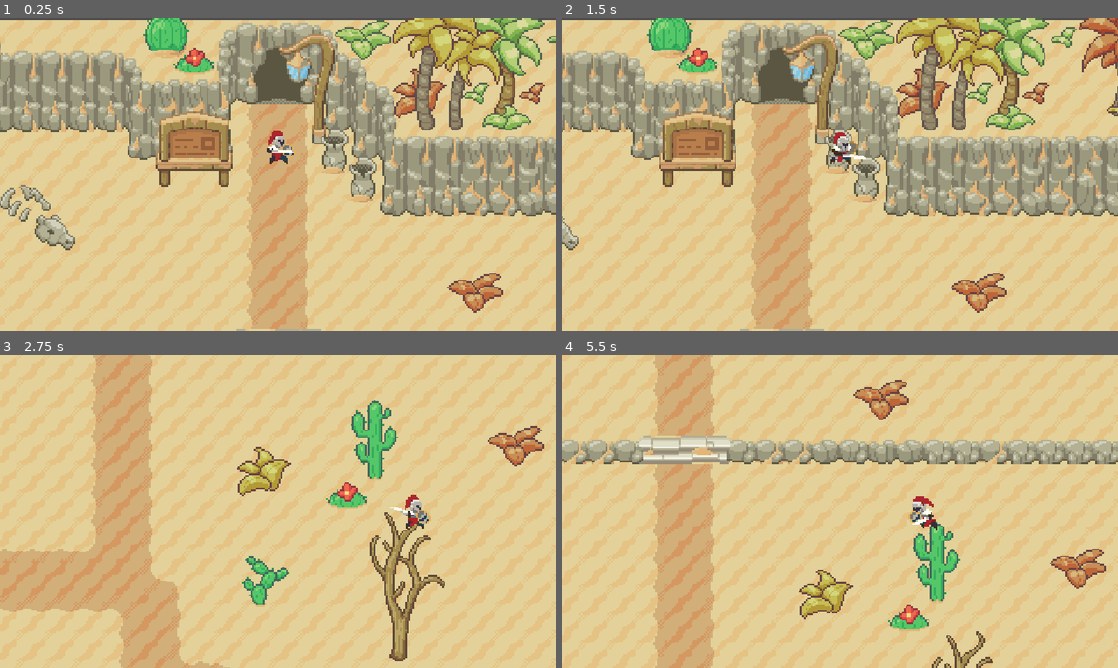
Above: before the commit, frames 1-4 (two rows, left to right).
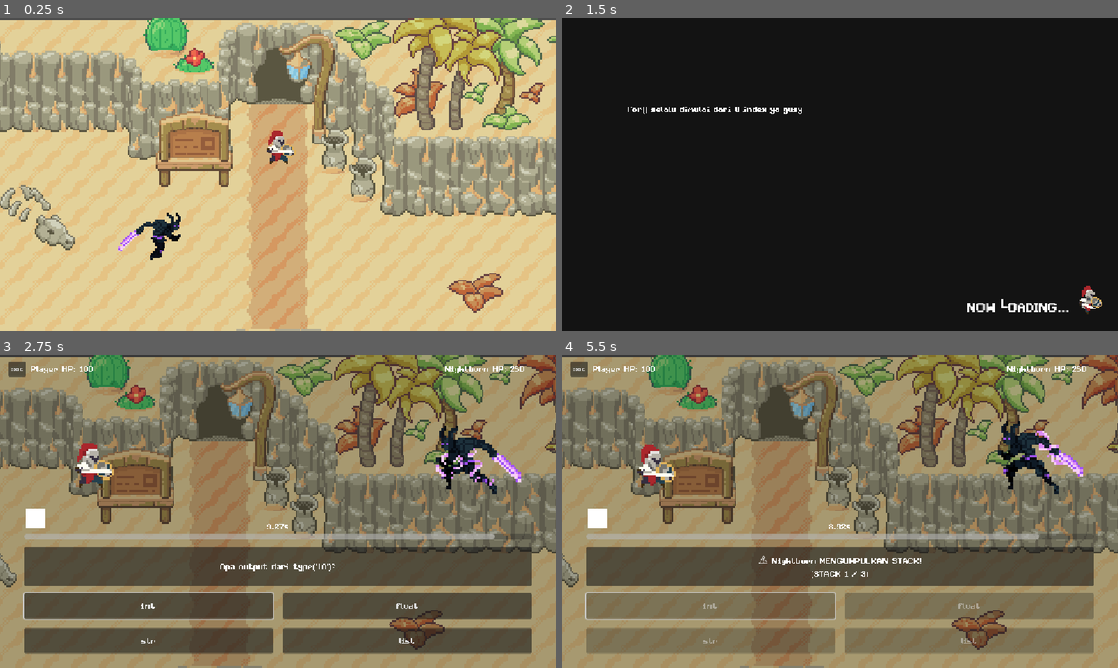
Above: after the commit, the same moments.

Repository: Moocchi/Gengdep
Game: Godot game, scene res://Scenes/map4.tscn
Same seed, same stepped clock (60 frames per second), same inputs: the game is played once before the commit and once after it. This scene is started directly instead of the project's main scene.
Inputs (mouse positions are in pixels of both pictures, inside the frame that each line leads up to):
- Up to frame 1 (0.25 s): no input
- Up to frame 2 (1.5 s): tap Enter (ui_accept) at 0.5, 0.77 s; move the mouse to (962, 158) at 0.52 s; hold D (move_right) 0.53-1.28 s; click (962, 158) at 0.6 s; right-click (962, 158) at 0.8 s; move the mouse to (728, 190) at 1.27 s; hold S (move_down) from 1.28 s (still down); right-click (728, 190) at 1.35 s
- Up to frame 3 (2.75 s): tap Enter (ui_accept) at 1.52 s; tap Q (ultimate_attack) at 1.55, 2.1 s; move the mouse to (333, 442) at 2.02 s; release S (move_down) at 2.03 s; hold D (move_right) from 2.03 s (still down); click (333, 442) at 2.3 s
- Up to frame 4 (5.5 s): move the mouse to (812, 574) at 2.77 s; release D (move_right) at 2.78 s; hold W (move_up) 2.78-3.53 s; click (812, 574) at 2.85 s; tap Enter (ui_accept) at 3.02, 3.77, 4.52 s; right-click (812, 574) at 3.05 s; move the mouse to (1006, 558) at 3.52 s; hold A (move_left) 3.53-5.03 s; tap I (emote) at 3.6 s; tap Q (ultimate_attack) at 3.8, 5.1 s; move the mouse to (673, 464) at 4.27 s; right-click (673, 464) at 4.35 s; click (673, 464) at 4.55 s; move the mouse to (867, 511) at 5.02 s; hold S (move_down) from 5.03 s (still down); right-click (867, 511) at 5.3 s

The runs differ from the first frame. In frame 1, 0.5% of the frame differs, in the area x 21-33%, y 62-78%; in frame 2, 100%, in the area x 0-100%, y 0-100%; in frame 3, 99%; in frame 4, 99%.

Commit message:
Adjust Nightborn, add weakened floating text, and adjust Battle log

Diff:
--- a/Scenes/BattleScene.gd
+++ b/Scenes/BattleScene.gd
@@ -176,43 +176,54 @@
 	if not battle_active: return
 
 	var is_boss = enemy_data.get("is_boss", false)
+
+	# --- 1. LOGIKA BOSS CHARGE (Peluang 40%) ---
+	if is_boss and enemy_charge_level < 3 and randf() < 0.4:
+		enemy_charge_level += 1
+		await perform_boss_charge_visual()
+
+		# [FIX] Pengecekan Khusus Jika Stack Mencapai Maksimal (3)
+		if enemy_charge_level == 3:
+			# Mengubah warna teks menjadi merah untuk peringatan bahaya
+			question_label.modulate = Color(1, 1, 1)
+			question_label.text = "🛑 WARNING !! FULL STACK REACHED\nDAMAGE MULTIPLY BY 3.5"
+		else:
+			question_label.modulate = Color(1, 1, 1) # Putih normal
+			question_label.text = "⚠️ %s MENGUMPULKAN STACK!\n(STACK %d / 3)" % [enemy_data["name"], enemy_charge_level]
+
+		# Beri jeda 1.5 detik agar pemain sempat membaca peringatan bahaya
+		await get_tree().create_timer(1.5).timeout
+		question_label.modulate = Color(1, 1, 1) # Reset warna ke putih normal
+
+		start_new_turn() # Selesai giliran dan kembali ke Player
+		return
+
+	# --- 2. LOGIKA MENYERANG (Multiplier Berdasarkan Stack) ---
 	var damage_multiplier = 1.0
-
-	# --- LOGIKA BOSS CHARGE ---
-	# Syarat: Harus Boss, Level Charge kurang dari 3, dan peluang 40% (bisa diatur)
-	if is_boss and enemy_charge_level < 3 and randf() < 0.4:
-		enemy_charge_level = min(enemy_charge_level + 1, 3)
-		await perform_boss_charge_visual()
-
-		question_label.text = "⚠️ %s MENGUMPULKAN ENERGI!\n(Level %d / 3)" % [enemy_data["name"], enemy_charge_level]
-		await get_tree().create_timer(1.0).timeout
-
-	# Setting Multiplier agar lebih terasa (Skala: x2, x4, x6)
-	if enemy_charge_level == 1: damage_multiplier = 2.0
-	elif enemy_charge_level == 2: damage_multiplier = 4.0
-	elif enemy_charge_level == 3: damage_multiplier = 6.0
-
-	# 1. Musuh MAJU ke depan Player
+	if enemy_charge_level == 1:
+		damage_multiplier = 1.5
+	elif enemy_charge_level == 2:
+		damage_multiplier = 3.0
+	elif enemy_charge_level == 3:
+		damage_multiplier = 3.5 # Damage maksimal saat full stack
+
 	await enemy_move_to_player()
 
-	# 2. Cek Kesempatan Parry
 	var roll = randf()
 	if roll < Global.player_parry_chance:
 		Engine.time_scale = 0.1
-		var spawn_pos = Vector2(randf_range(300.0, 450.0), 100.0) #
+		var spawn_pos = Vector2(randf_range(300.0, 450.0), 100.0)
 		parry_qte_system.start_qte(spawn_pos, 0.6)
 		return
 	else:
-		# --- NORMAL HIT ---
 		await enemy_play_attack_anim()
 
-		var min_dmg = enemy_data.get("damage_min", 1)
-		var max_dmg = enemy_data.get("damage_max", 5)
+		# Base Attack Nightborn 10-15
+		var min_dmg = enemy_data.get("damage_min", 10)
+		var max_dmg = enemy_data.get("damage_max", 15)
 		var final_damage = int(randi_range(min_dmg, max_dmg) * damage_multiplier)
 
-		# Reset charge setelah menyerang agar tidak kena damage tinggi terus-menerus
-		if enemy_charge_level > 0:
-			enemy_charge_level = 0
+		# Sesuai permintaanmu: Reset charge hanya terjadi di apply_hit_logic lewat Critical
 
 		finish_enemy_attack(final_damage)
 		await enemy_return_to_pos()
@@ -418,31 +429,53 @@
 
 # Menambahkan parameter extra_offset_y dengan nilai default 0.0
 # Fungsi untuk memunculkan teks melayang
-func spawn_floating_text(target_node, value_text, color):
+# [FIX] Tambahkan parameter extra_offset_x dengan default 0.0
+func spawn_floating_text(target_node, value_text, color, extra_offset_y: float = 0.0, extra_offset_x: float = 0.0, custom_z_index: int = 100, is_fast: bool = false):
 	if floating_text_scene:
 		var text_instance = floating_text_scene.instantiate()
 		add_child(text_instance)
-		text_instance.z_index = 100 # Standar layer untuk damage
-
-		var offset_y = -50.0
-		var collision_node = target_node.get_node_or_null("CollisionShape2D")
-		if collision_node == null:
-			for child in target_node.get_children():
-				if child is CollisionShape2D:
-					collision_node = child
-					break
-
-		if collision_node and collision_node.shape:
-			var shape = collision_node.shape
-			var shape_height = 0.0
-			if shape is CircleShape2D: shape_height = shape.radius
-			elif shape is RectangleShape2D: shape_height = shape.size.y / 2.0
-			elif shape is CapsuleShape2D: shape_height = shape.height / 2.0
-			offset_y = -(shape_height * target_node.scale.y) - 30.0
-
-		var random_x = randf_range(-20, 20)
-		text_instance.global_position = target_node.global_position + Vector2(random_x, offset_y)
+		text_instance.z_index = custom_z_index
+
+		var offset_y = 0.0
+
+		# Pengaturan posisi Y (Vertikal)
+		if is_fast:
+			offset_y = extra_offset_y
+		else:
+			var collision_node = target_node.get_node_or_null("CollisionShape2D")
+			if collision_node == null:
+				for child in target_node.get_children():
+					if child is CollisionShape2D:
+						collision_node = child
+						break
+
+			if collision_node and collision_node.shape:
+				var shape = collision_node.shape
+				var shape_height = 0.0
+				if shape is CircleShape2D: shape_height = shape.radius
+				elif shape is RectangleShape2D: shape_height = shape.size.y / 2.0
+				elif shape is CapsuleShape2D: shape_height = shape.height / 2.0
+				offset_y = -(shape_height * target_node.scale.y) - 30.0 + extra_offset_y
+
+		# [FIX] Pengaturan posisi X (Horizontal) menggunakan extra_offset_x
+		var final_x = 0.0
+		if is_fast:
+			# Jika fast mode, gunakan nilai offset manual
+			final_x = extra_offset_x
+		else:
+			# Jika normal damage, random sedikit + offset manual jika ada
+			final_x = randf_range(-20, 20) + extra_offset_x
+
+		text_instance.global_position = target_node.global_position + Vector2(final_x, offset_y)
 		text_instance.setup(str(value_text), color)
+
+		# --- ANIMASI TWEEN ---
+		if is_fast:
+			var t = create_tween()
+			# Durasi 0.5 detik agar tidak terlalu cepat
+			t.tween_property(text_instance, "global_position:y", text_instance.global_position.y - 80, 0.5).set_trans(Tween.TRANS_QUART).set_ease(Tween.EASE_OUT)
+			t.parallel().tween_property(text_instance, "modulate:a", 0, 0.5)
+			t.tween_callback(text_instance.queue_free)
 
 func wait_for_frame(anim_sprite, target_frame):
 	var safety_timer = 0.0
@@ -494,17 +527,20 @@
 # --- ULTIMATE & ATTACK LOGIC ---
 
 func perform_ultimate():
+	# 1. Validasi Awal & Konsumsi Resource
 	if current_mana < max_mana or is_waiting_next_turn or not battle_active:
 		return
 
 	set_buttons_enabled(false)
 	is_waiting_next_turn = true
 
+	# Reset Mana
 	ult_progress.modulate = Color(1, 1, 1)
 	current_mana = 0
 	Global.player_current_mana = 0
 	update_mana_ui()
 
+	# 2. Intro Animasi
 	question_label.text = "⚡ ULTIMATE COMBO! ⚡"
 
 	if player_anim.sprite_frames.has_animation("emote"):
@@ -512,8 +548,9 @@
 		await player_anim.animation_finished
 
 	await move_player_to_enemy()
-	player_anim.modulate = Color(2, 0.5, 0.5)
-
+	player_anim.modulate = Color(2, 0.5, 0.5) # Efek Aura Merah
+
+	# 3. Multi-Hit Combo (10 Tebasan Cepat)
 	var slash_count = 10
 	var initial_speed = 1.5
 
@@ -521,9 +558,10 @@
 		if player_anim.sprite_frames.has_animation("attack_2"):
 			player_anim.frame = 0
 			player_anim.play("attack_2")
+			# Semakin lama semakin cepat
 			player_anim.speed_scale = initial_speed + (i * 0.3)
 
-			# Slash Pertama (Frame 2)
+			# Tebasan Pertama (Frame 2)
 			await wait_for_frame(player_anim, 2)
 			shake_screen(0.1, 1.0 + i)
 			play_enemy_hit_effect()
@@ -531,14 +569,14 @@
 			var slash_dmg = randi_range(1, 5)
 			enemy_hp -= slash_dmg
 			spawn_floating_text(enemy_anim, str(slash_dmg), Color(1, 0, 0))
-			update_ui() # [FIX] Darah berkurang seketika di tebasan 1
-
-			# Slash Kedua (Frame 5)
+			update_ui()
+
+			# Tebasan Kedua (Frame 5)
 			await wait_for_frame(player_anim, 5)
 			var slash_dmg_2 = randi_range(1, 5)
 			enemy_hp -= slash_dmg_2
 			spawn_floating_text(enemy_anim, str(slash_dmg_2), Color(1, 0, 0))
-			update_ui() # [FIX] Darah berkurang seketika di tebasan 2
+			update_ui()
 
 			if i < slash_count - 1:
 				await get_tree().process_frame
@@ -547,6 +585,7 @@
 		else:
 			await get_tree().create_timer(0.05).timeout
 
+	# 4. Final Blow (Serangan Penutup)
 	player_anim.speed_scale = 1.0
 
 	if player_anim.sprite_frames.has_animation("attack_3"):
@@ -556,28 +595,22 @@
 	else:
 		player_anim.play("attack_1")
 
+	# Efek Slow Motion Dramatis
 	Engine.time_scale = 0.3
 	shake_screen(0.6, 15.0)
-	play_enemy_hit_effect()
-
+
+	# Kalkulasi Damage Akhir
 	var base_ult_dmg = Global.player_damage_max * 5
 	var is_crit_final = randf() < Global.player_crit_chance
-	var final_damage = base_ult_dmg
-	var final_text = str(final_damage)
-
-	if is_crit_final:
-		final_damage = int(final_damage * 1.5)
-		final_text = str(final_damage) + "!!"
-
-	enemy_hp -= final_damage
-	if enemy_hp < 0: enemy_hp = 0
-
-	spawn_floating_text(enemy_anim, final_text, Color(1, 0, 0))
-	update_ui() # [FIX] Update untuk serangan final
-
+
+	# [FIX] Gunakan apply_hit_logic agar memicu WEAKENED! jika crit
+	apply_hit_logic(base_ult_dmg, is_crit_final)
+
+	# Jeda sedikit dalam slow-mo sebelum kembali normal
 	await get_tree().create_timer(0.15).timeout
 	Engine.time_scale = 1.0
 
+	# 5. Cleanup & Selesai Turn
 	await player_anim.animation_finished
 	player_anim.modulate = Color(1, 1, 1)
 
@@ -587,13 +620,10 @@
 
 	if enemy_hp > 0:
 		enemy_anim.play(enemy_idle_anim_name)
-
-	if enemy_hp <= 0:
+		await get_tree().create_timer(1.0).timeout
+		enemy_turn()
+	else:
 		win_battle()
-		return
-
-	await get_tree().create_timer(1.0).timeout
-	enemy_turn()
 
 func check_answer(btn_index):
 	# [FIX] Tambahkan pengecekan is_performing_action agar tidak double input
@@ -744,32 +774,35 @@
 		await player_anim.animation_finished
 
 # Ganti fungsi pembantu ini jika kamu menggunakannya dalam check_answer
+# Ganti fungsi pembantu ini jika kamu menggunakannya dalam check_answer
 func apply_hit_logic(dmg, is_crit):
-	# 1. Cek Serangan Kritikal & Break Charge
 	if is_crit:
-		dmg = int(dmg * 1.5) # Bonus damage kritikal
-
+		dmg = int(dmg * 1.5)
+
+		# --- LOGIKA BREAK CHARGE (SEMUA JENIS ATTACK) ---
 		if enemy_charge_level > 0:
-			enemy_charge_level = 0 # Kekuatan boss dinetralkan
-
-			# [FIX] Pindahkan info ke Battle Log (Kotak Pesan Tengah)
-			question_label.text = "💥 CRITICAL HIT! CHARGE %s HANCUR!!" % [enemy_data.get("name", "Musuh")]
-
-			# Tetap berikan efek visual kilatan biru pada sprite musuh sebagai penanda
+			enemy_charge_level = 0
+
+			# [FIX] Panggil dengan offset X -20.0 agar geser ke kiri
+			# Urutan: target, teks, warna, off_y, OFF_X, z_index, is_fast
+			spawn_floating_text(enemy_anim, "WEAKENED!", Color.CYAN, 0.0, -60.0, 200, true)
+
+			# Info di Battle Log
+			question_label.text = "💥 CRITICAL HIT! STACK %s RESET!!" % [enemy_data.get("name", "Musuh")]
+
+			# Efek visual kilatan biru
 			var break_tween = get_tree().create_tween()
-			enemy_anim.modulate = Color(0, 5, 5, 1) # Warna Cyan terang
+			enemy_anim.modulate = Color(0, 5, 5, 1)
 			break_tween.tween_property(enemy_anim, "modulate", Color(1, 1, 1, 1), 0.3)
 
-	# 2. Update HP Musuh
 	enemy_hp = max(0, enemy_hp - dmg)
 
-	# 3. Munculkan Angka Damage (Hanya damage yang melayang/floating)
+	# Munculkan Angka Damage Normal (Offset X default 0)
 	spawn_floating_text(enemy_anim, str(dmg) + ("!!" if is_crit else ""), Color.RED if is_crit else Color.WHITE)
 
-	# 4. Berikan Feedback Hit & Guncangan
 	play_enemy_hit_effect()
 	update_ui()
-	shake_screen(0.1, 5.0 if not is_crit else 10.0) # Layar bergetar sesuai kekuatan hit
+	shake_screen(0.1, 5.0 if not is_crit else 10.0)
 
 # Pengaman agar tidak stuck jika animasi gagal mencapai frame tertentu
 func wait_for_frame_safe(sprite, target):
--- a/Scenes/map4.tscn
+++ b/Scenes/map4.tscn
@@ -4354,7 +4354,7 @@
 position = Vector2(-41, -1.792167e-06)
 
 [node name="EnemyNightborn" parent="." instance=ExtResource("14_b4tl7")]
-position = Vector2(101, 430)
+position = Vector2(827, 145)
 enemy_id = "nightborn_1_1"
 friction = 100.0
 
